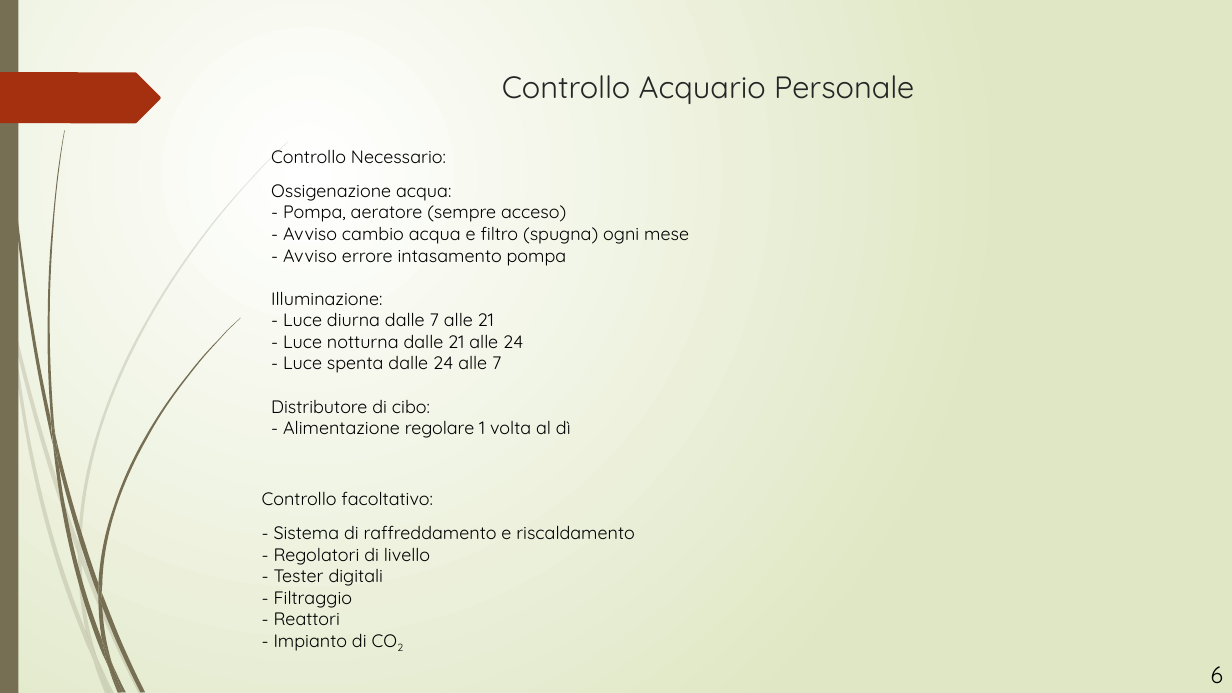
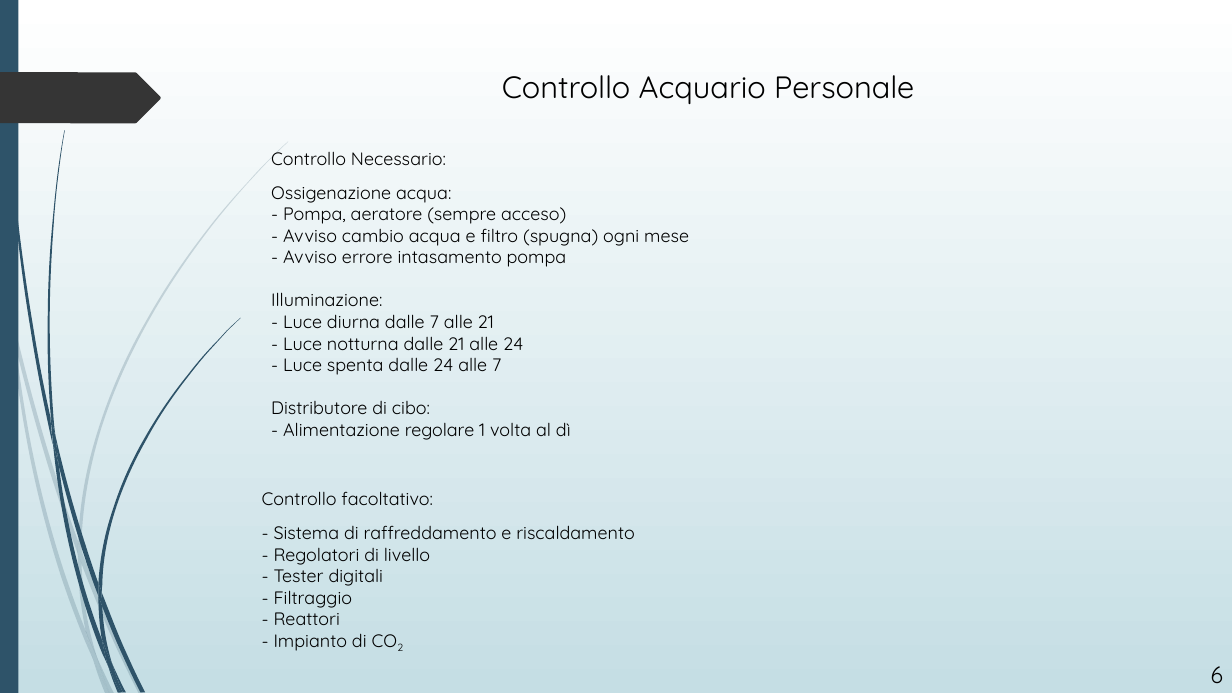
Before and after one commit to MatteoMa/MyAcquarium, a slide deck: slide 6 of presentazione applicazione.pptx. Drawn at 1232x693 pixels with LibreOffice and Linux fonts; fonts in the diff are those of the drawing. Boxes give left, top, right and bottom in pixels: in the first picture for what was removed or moved away, otherwise in the second. Text is boxed around its words. In the diff, an @@ line names an element or a change of style, - is before the commit and + after.

```diff
--- a/presentazione applicazione.pptx
+++ b/presentazione applicazione.pptx
@@ background gradient #FFFFFF to #DFE8C4 to gradient #FFFFFF to #C5DEE5 @@
@@ freeform shape at (3, 0, 53, 445): fill #766F54 to #2E5369; outline redrawn @@
@@ freeform shape at (0, 72, 161, 123): fill #A53010 to #353535 @@
@@ title "Controllo Acquario Personale" at (502, 75, 914, 104): text colour #262626 to #000000 @@
@@ fill #766F54 to #2E5369 in 12 elements at (55, 436, 98, 596), (102, 592, 145, 692), (53, 441, 108, 667), (113, 665, 127, 693), (51, 415, 59, 467), (98, 318, 240, 592), (108, 667, 120, 693), (98, 596, 112, 665), (98, 583, 102, 606), (102, 639, 123, 692), (0, 0, 18, 693), (47, 130, 65, 436) @@
@@ fill #766F54 at 20% opacity to #2E5369 at 20% opacity in 10 elements at (0, 261, 10, 323), (13, 319, 79, 554), (81, 551, 143, 693), (97, 657, 115, 693), (10, 323, 93, 660), (78, 554, 97, 657), (79, 141, 288, 551), (93, 660, 110, 693), (78, 542, 81, 564), (86, 631, 110, 693) @@
```
Also in this commit, not shown: 12 other slides changed.
